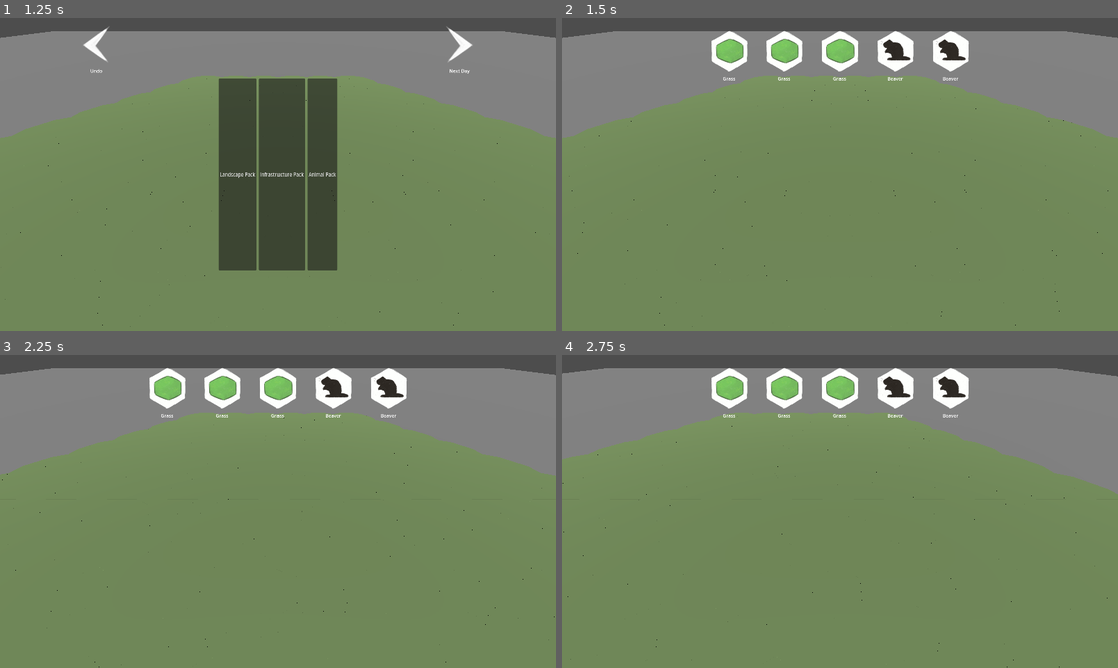
Above: before the commit, frames 1-4 (two rows, left to right).
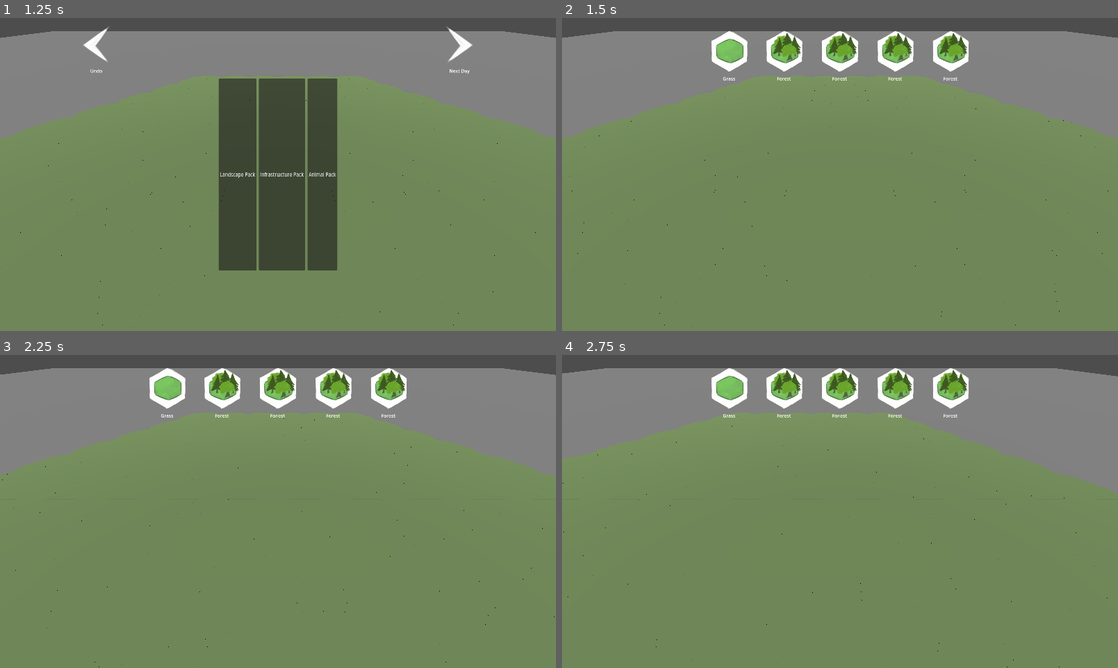
Above: after the commit, the same moments.

Repository: justfordoener/schmuck-of-schmiles
Game: Godot game, scene res://scenes/module_sandbox.tscn
Same seed, same stepped clock (60 frames per second), same inputs: the game is played once before the commit and once after it.
Inputs (mouse positions are in pixels of both pictures, inside the frame that each line leads up to):
- Up to frame 1 (1.25 s): click (94, 43) at 0.5 s
- Up to frame 2 (1.5 s): click "Landscape Pack" at 1.25 s
- Up to frame 3 (2.25 s): tap Enter at 2 s; move the mouse to (400, 495) at 2.02 s; hold D (move_right) from 2.03 s (still down); hold Right mouse button (camera_drag) from 2.03 s (still down); click (400, 495) at 2.17 s
- Up to frame 4 (2.75 s): keep holding D (move_right); keep holding Right mouse button (camera_drag); tap Space at 2.27 s

Frame 1 is identical in both runs. In frame 2, 1.4% of the frame differs, in the area x 37-73%, y 4-20%; in frame 3, 1.4%; in frame 4, 1.4%.

Commit message:
changed chance for forest tile

Diff:
--- a/book_of_tiles_godot/scenes/user_interface/tile cards/tile_card_forest.tscn
+++ b/book_of_tiles_godot/scenes/user_interface/tile cards/tile_card_forest.tscn
@@ -8,9 +8,9 @@
 anchors_preset = 0
 tile = ExtResource("2_g3ole")
 export_theme = 1
-weight_animals = 5
+weight_animals = 1
 weight_infrastructure = 1
-weight_landscape = 1
+weight_landscape = 5
 
 [node name="TextureButton" parent="VBoxContainer" index="0" groups=["snappable_ui"]]
 texture_normal = ExtResource("3_cwfkq")
